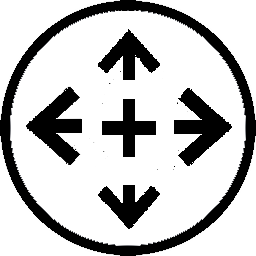
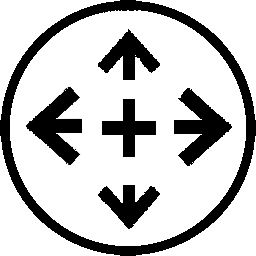
Revision of a layered (256, 256) image; what changed, layer by layer:
painted on "Pass Through.png" over box(0, 0, 256, 256)
